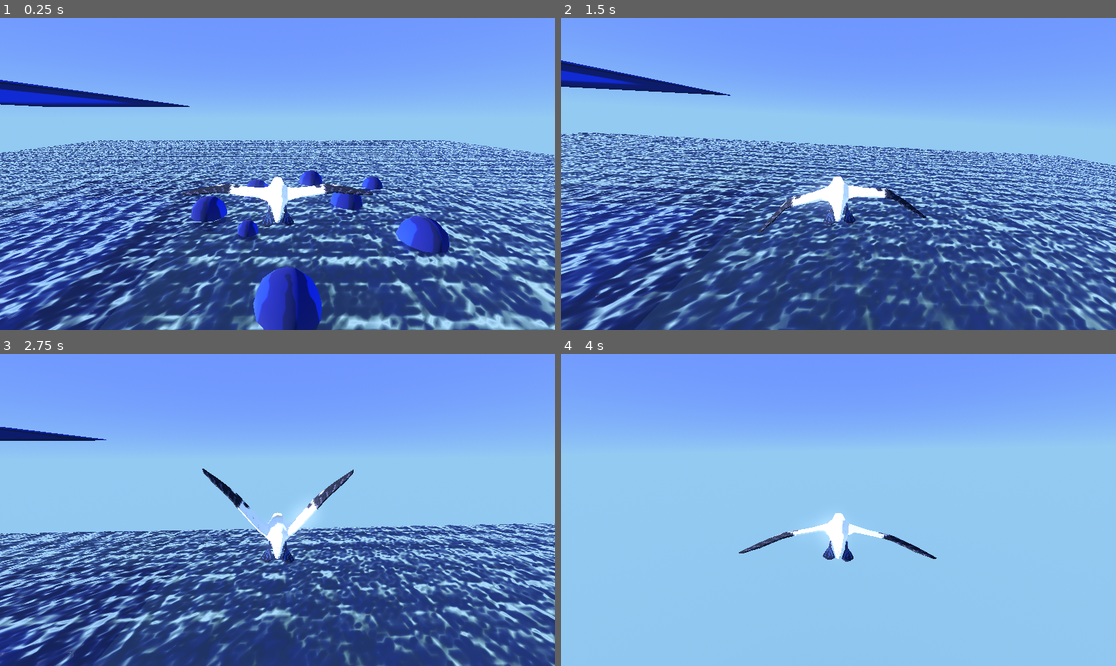
Above: before the commit, frames 1-4 (two rows, left to right).
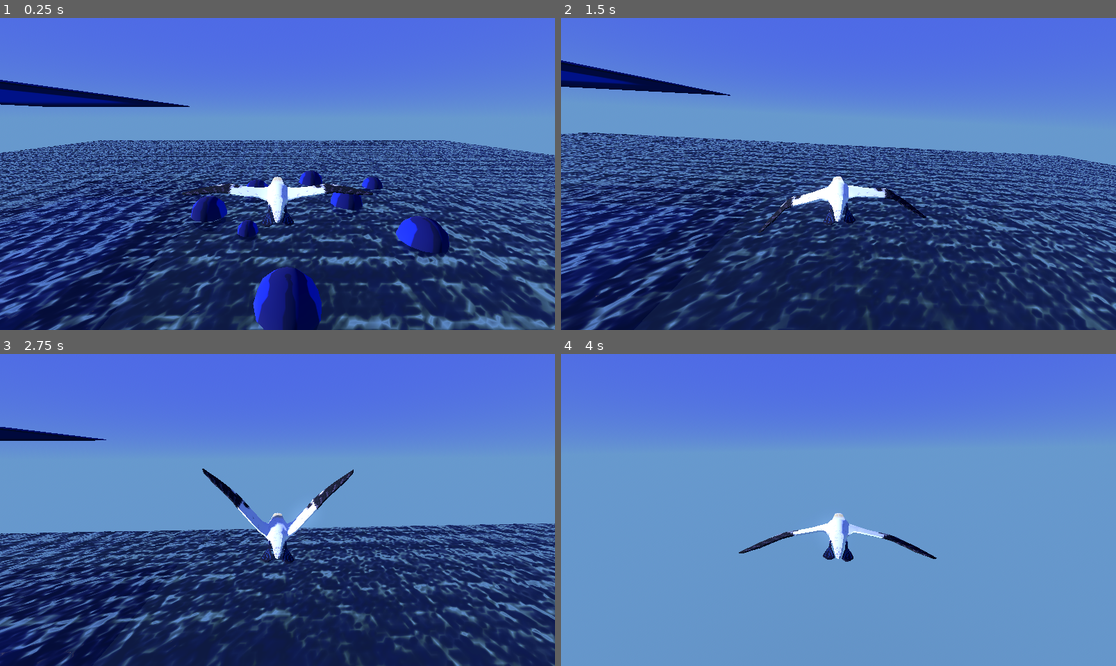
Above: after the commit, the same moments.

Repository: dreamfunicular/trianglegamejam26
Game: Godot game, scene res://BirdTestEnv.tscn
Two runs of this game, one before a commit and one after it. Both use one fixed random seed, a clock stepped at 60 frames per second and the inputs below. The project has no main scene, so this scene is started directly. The engine's default icon, where the game draws it, is replaced by a stand-in: a white triangle on a blue panel in a dark square.
Inputs (mouse positions are in pixels of both pictures, inside the frame that each line leads up to):
- Up to frame 1 (0.25 s): no input
- Up to frame 2 (1.5 s): move the mouse to (866, 174) at 0.52 s; tap Space (Flap) at 0.6, 0.77, 1.07, 1.35 s; move the mouse to (810, 174) at 1.27 s
- Up to frame 3 (2.75 s): tap Space (Flap) at 1.52, 1.82, 2.1 s; move the mouse to (288, 503) at 2.02 s
- Up to frame 4 (4 s): move the mouse to (832, 516) at 2.77 s; tap Space (Flap) at 2.85, 3.02, 3.32, 3.6, 3.77 s; move the mouse to (877, 513) at 3.52 s

The runs differ from the first frame. In frame 1, 100% of the frame differs, in the area x 0-100%, y 0-100%; in frame 2, 99%; in frame 3, 100%; in frame 4, 100%.

Commit message:
added basic splash sfx and sorted a lot of water SFX

Diff:
--- a/BirdTestEnv.tscn
+++ b/BirdTestEnv.tscn
@@ -19,8 +19,8 @@
 background_mode = 2
 background_color = Color(0.86678934, 0.7117472, 0.8747147, 1)
 sky = SubResource("Sky_boav5")
-ambient_light_color = Color(0.52294946, 0.44319847, 0.38733825, 1)
-tonemap_mode = 2
+tonemap_exposure = 0.8
+ssao_enabled = true
 glow_enabled = true
 
 [sub_resource type="StandardMaterial3D" id="StandardMaterial3D_fmpl0"]
--- /dev/null
+++ b/Environment/SplashInstance.tscn
@@ -0,0 +1,20 @@
+[gd_scene load_steps=5 format=3 uid="uid://sr0fnsfxbn71"]
+
+[ext_resource type="Script" uid="uid://dwltxun3qtlyu" path="res://Environment/splash_instance.gd" id="1_1imyd"]
+[ext_resource type="AudioStream" uid="uid://das4v6cenl2xu" path="res://audio/SFX/water/splash 1.mp3" id="2_drmnr"]
+[ext_resource type="AudioStream" uid="uid://0kw2401k0iwt" path="res://audio/SFX/water/splash 2.mp3" id="3_5t0j1"]
+[ext_resource type="AudioStream" uid="uid://cnk7gwvmbigqe" path="res://audio/SFX/water/splash 3a.ogg" id="4_vwulp"]
+
+[node name="SplashInstance" type="Node3D"]
+script = ExtResource("1_1imyd")
+
+[node name="Sounds" type="Node3D" parent="."]
+
+[node name="AudioStreamPlayer3D" type="AudioStreamPlayer3D" parent="Sounds"]
+stream = ExtResource("2_drmnr")
+
+[node name="AudioStreamPlayer3D2" type="AudioStreamPlayer3D" parent="Sounds"]
+stream = ExtResource("3_5t0j1")
+
+[node name="AudioStreamPlayer3D3" type="AudioStreamPlayer3D" parent="Sounds"]
+stream = ExtResource("4_vwulp")
--- /dev/null
+++ b/Environment/splash_instance.gd
@@ -0,0 +1,22 @@
+extends Node3D
+
+
+func _ready():
+
+
+	# play a sound
+	var num = randi_range(0, 2)
+	$Sounds.get_child(num).pitch_scale = randf_range(0.9, 1.1)
+	$Sounds.get_child(num).play()
+
+	# TODO
+
+
+	# do some particles
+	# TODO
+
+
+	# kill yourself
+	# TODO
+	await get_tree().create_timer(5).timeout
+	queue_free()
--- a/Objects/Player/Player.tscn
+++ b/Objects/Player/Player.tscn
@@ -55,17 +55,19 @@
 
 [node name="BirdSounds" type="Node3D" parent="."]
 
-[node name="Flap1" type="AudioStreamPlayer3D" parent="BirdSounds"]
+[node name="Flap" type="Node3D" parent="BirdSounds"]
+
+[node name="Flap1" type="AudioStreamPlayer3D" parent="BirdSounds/Flap"]
 stream = ExtResource("4_y01d7")
 
-[node name="Flap2" type="AudioStreamPlayer3D" parent="BirdSounds"]
+[node name="Flap2" type="AudioStreamPlayer3D" parent="BirdSounds/Flap"]
 stream = ExtResource("5_7t0p5")
 
-[node name="Flap3" type="AudioStreamPlayer3D" parent="BirdSounds"]
+[node name="Flap3" type="AudioStreamPlayer3D" parent="BirdSounds/Flap"]
 stream = ExtResource("6_ebgc0")
 
-[node name="Flap4" type="AudioStreamPlayer3D" parent="BirdSounds"]
+[node name="Flap4" type="AudioStreamPlayer3D" parent="BirdSounds/Flap"]
 stream = ExtResource("7_1ggq4")
 
-[node name="Flap5" type="AudioStreamPlayer3D" parent="BirdSounds"]
+[node name="Flap5" type="AudioStreamPlayer3D" parent="BirdSounds/Flap"]
 stream = ExtResource("8_q10m3")
--- a/Objects/Player/player.gd
+++ b/Objects/Player/player.gd
@@ -43,6 +43,8 @@
 const FLAP_COOLDOWN = 0.5
 var flap_time = -FLAP_COOLDOWN
 
+var splash_scene = preload("res://Environment/SplashInstance.tscn")
+
 func _ready():
 	Input.mouse_mode = Input.MOUSE_MODE_CAPTURED
 	camera.position = Vector3(0, CAMERA_HEIGHT, CAMERA_DISTANCE)
@@ -70,6 +72,11 @@
 			if position.y < 0:
 				state = PlayerStates.DIVE
 				is_bird_surfacing = false
+
+
+				var _new_spash = splash_scene.instantiate()
+				add_sibling(_new_spash)
+
 				## TODO: Add Sound Effect
 				## TODO: Add Particles
 
@@ -161,7 +168,7 @@
 
 		# and play a sound
 		var num = randi_range(0, 4)
-		$BirdSounds.get_child(num).play()
+		$BirdSounds/Flap.get_child(num).play()
 
 func set_shader_value(param: String, value):
 	$UnderwaterEffect.get_child(0).material.set_shader_parameter(param, value);
Not shown, added: Environment/splash_instance.gd.uid
Not shown, added: audio/SFX/water/_running-stream-water-sound-239612.mp3.import
Not shown, added: audio/SFX/water/_water-423114.mp3.import
Not shown, added: audio/SFX/water/_water-bubbles-257594.mp3.import
Not shown, added: audio/SFX/water/_water-splash-199583.mp3.import
Not shown, added: audio/SFX/water/_water-stream-river-360596.mp3.import
Not shown, removed: audio/SFX/water/big-rock-splash-467479.mp3.import
Not shown, removed: audio/SFX/water/big-splash-sound-202450_water slapping against the rocks.mp3.import
Not shown, removed: audio/SFX/water/jump-into-water-splash-sound-6999_bird body splash.mp3.import
Not shown, added: audio/SFX/water/other water/big-rock-splash-467479.mp3.import
Not shown, added: audio/SFX/water/other water/jump-into-water-splash-sound-6999_bird body splash.mp3.import
Not shown, added: audio/SFX/water/other water/small-water-splash-374843.mp3.import
(and 44 more such lines)
